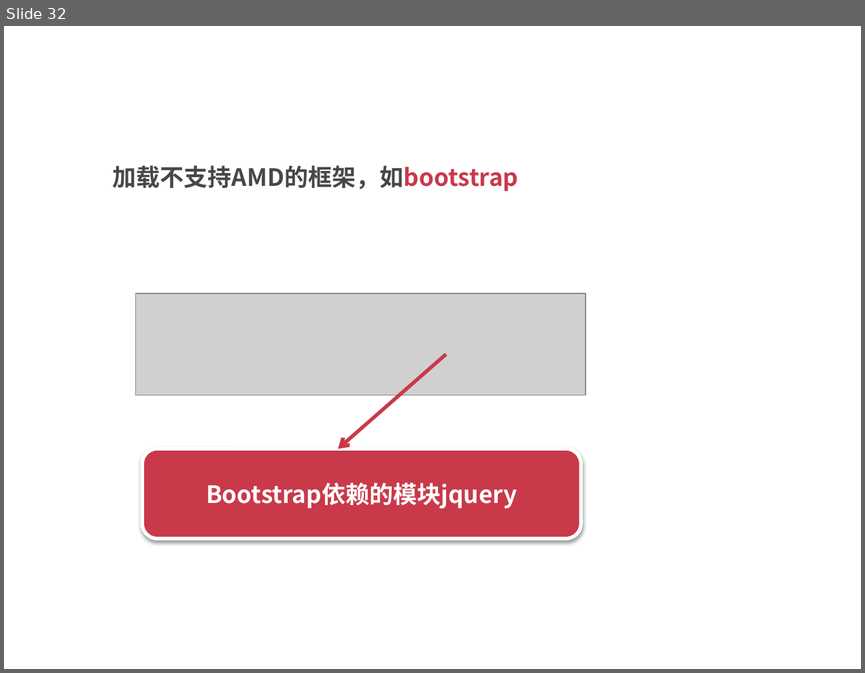
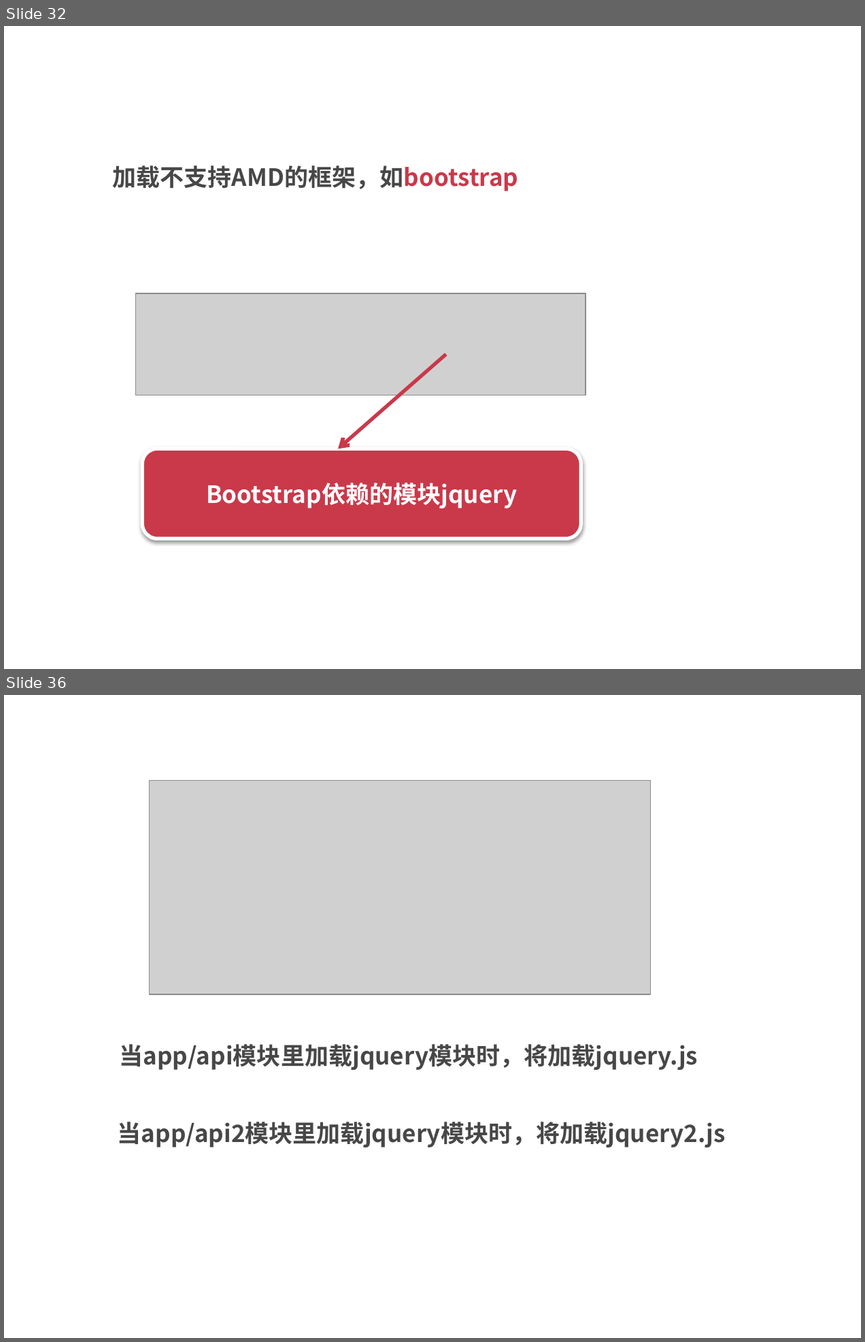
Before and after one commit to silvajs/lecturer, a slide deck: requirejs/doc/requirejs.pptx. Shown one above the other, each under a label of ours: slide 32 before the commit, slides 32 and 36 after it; the slides between them are not shown. The pictures are 865x673 and 865x1342 pixels, drawn with LibreOffice and Linux fonts; fonts in the diff are those of the drawing; grey boxes stand for pictures. Boxes give left, top, right and bottom in pixels: in the first picture for what was removed or moved away, otherwise in the second. Text is boxed around its words. In the diff, an @@ line names an element or a change of style, - is before the commit and + after.

```diff
--- a/requirejs/doc/requirejs.pptx
+++ b/requirejs/doc/requirejs.pptx
@@ slide 36 added at <box>4,695,861,1338</box>, background #FFFFFF @@
@@ picture added at <box>149,780,650,994</box> @@
@@ text added at <box>120,1044,698,1070</box>, 20 pt, text #474747, bold @@
+  当app/api模块里加载jquery模块时，将加载jquery.js
@@ text added at <box>118,1121,725,1147</box>, 20 pt, text #474747, bold @@
+  当app/api2模块里加载jquery模块时，将加载jquery2.js
```
Also in this commit, not shown: 6 other slides added, 1 other file.
